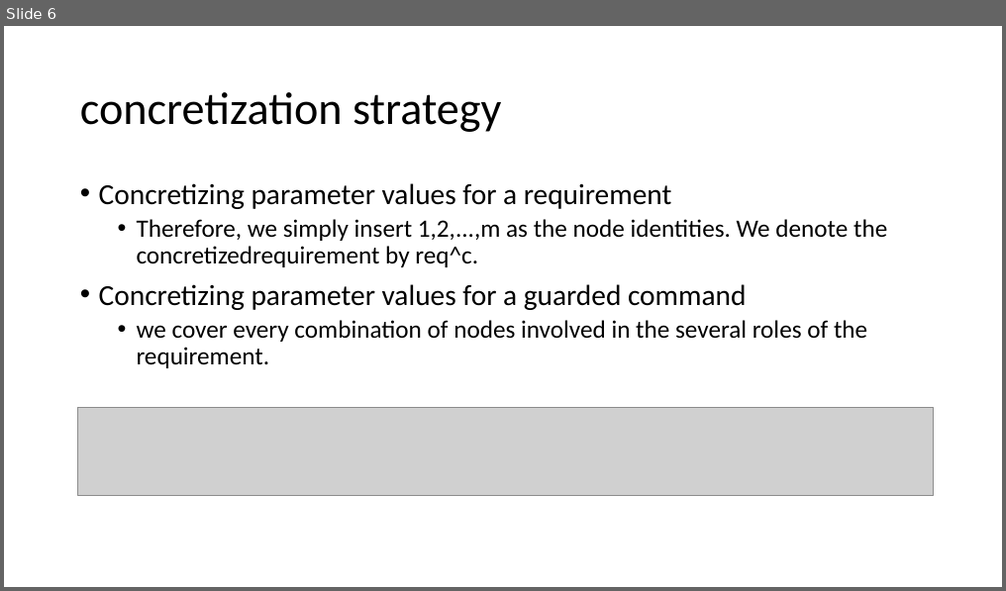
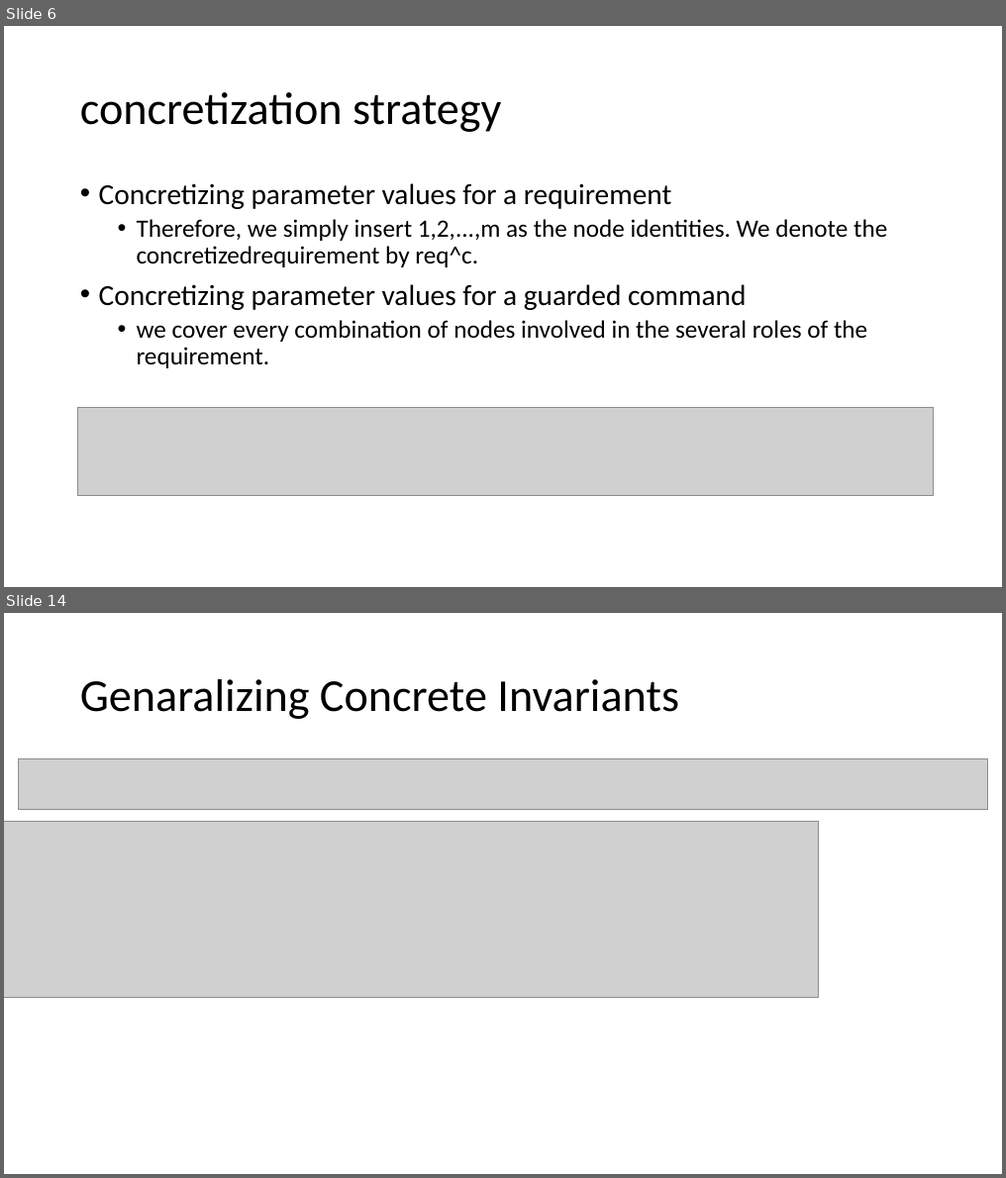
Before and after one commit to bacmive/paper_notes, a slide deck: notes3-paraverifier-theory.pptx. Shown one above the other, each under a label of ours: slide 6 before the commit, slides 6 and 14 after it; the slides between them are not shown. The pictures are 1006x591 and 1006x1178 pixels, drawn with LibreOffice and Linux fonts; fonts in the diff are those of the drawing; grey boxes stand for pictures. Boxes give left, top, right and bottom in pixels: in the first picture for what was removed or moved away, otherwise in the second. Text is boxed around its words. In the diff, an @@ line names an element or a change of style, - is before the commit and + after.

```diff
--- a/notes3-paraverifier-theory.pptx
+++ b/notes3-paraverifier-theory.pptx
@@ slide 14 added at <box>4,613,1002,1174</box>, background #FFFFFF @@
@@ title added at <box>80,679,679,719</box>, 44 pt, text #000000 @@
+Genaralizing Concrete Invariants
@@ picture added at <box>18,759,988,810</box> @@
@@ picture added at <box>4,821,819,997</box> @@
```
Also in this commit, not shown: 3 slides changed, 4 other slides added.
